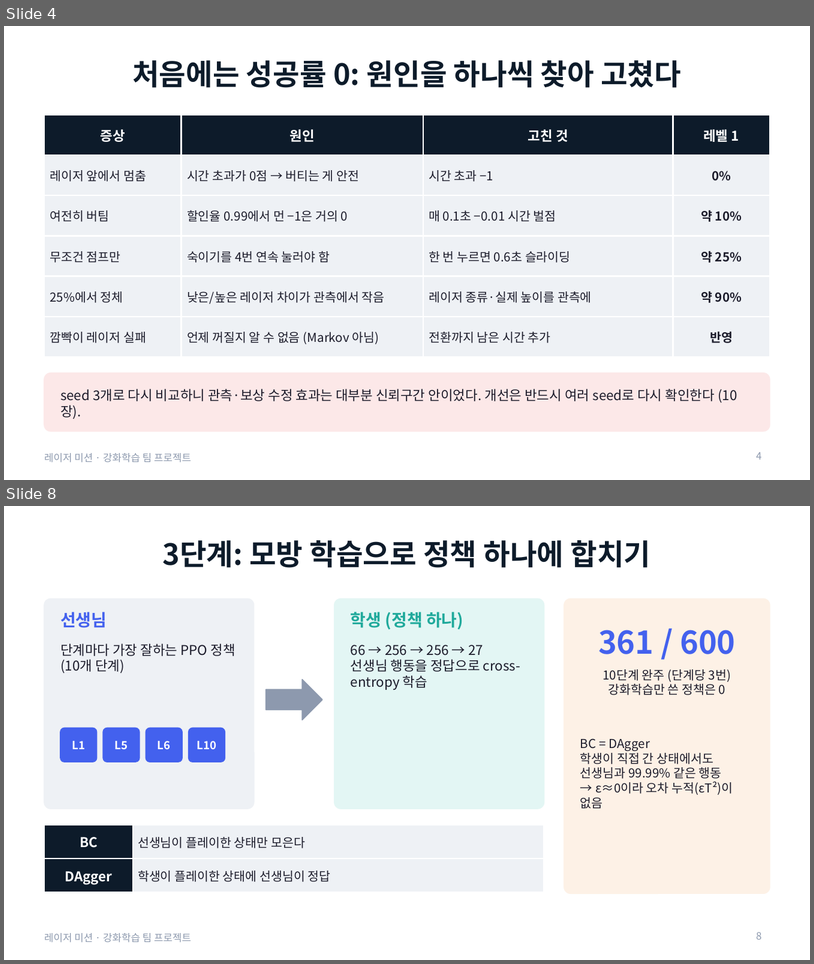
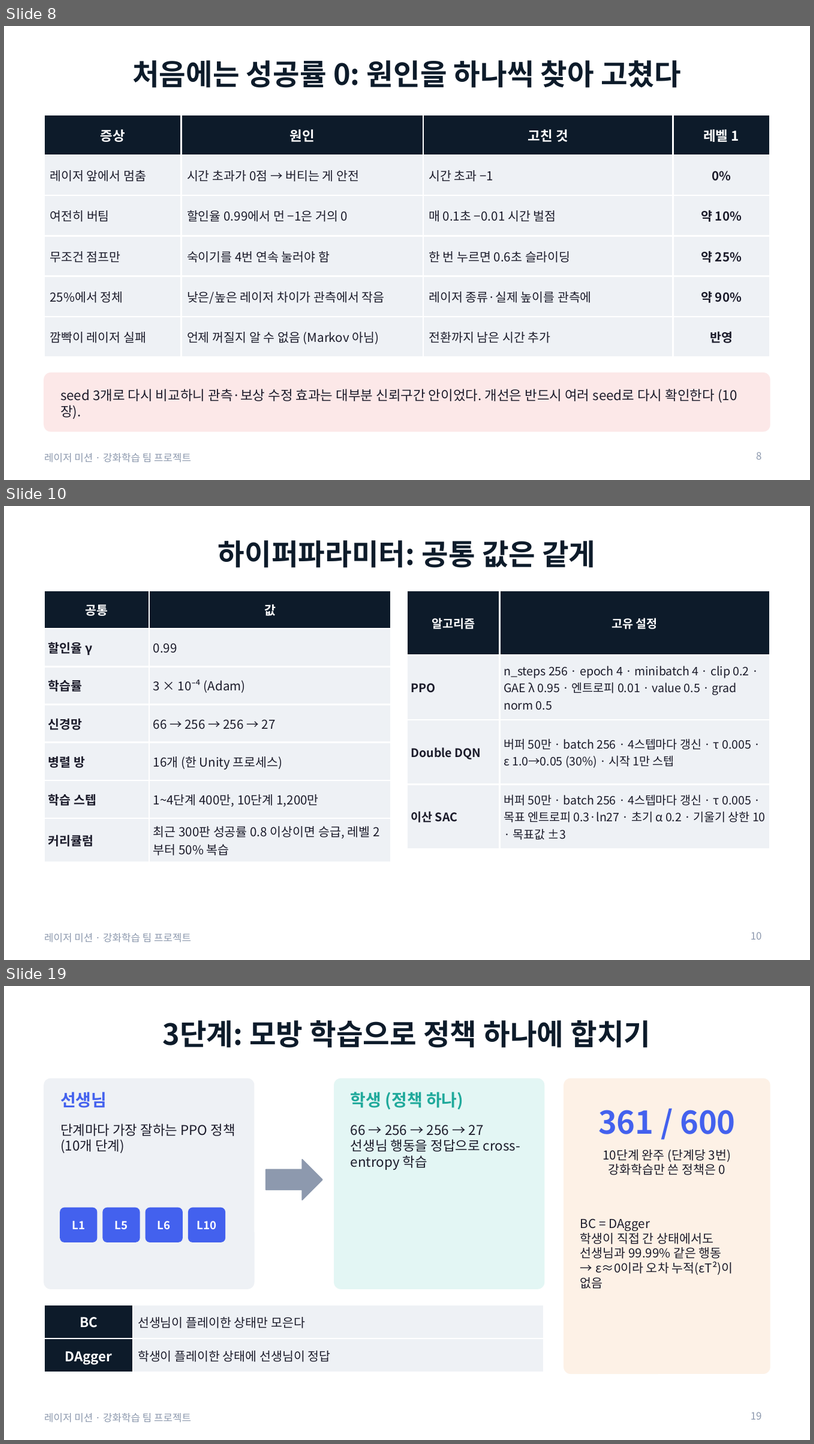
Before and after one commit to changxeokSong/reinforcement_learning, a slide deck: docs/LaserMission_presentation.pptx. Shown one above the other, each under a label of ours: slides 4 and 8 before the commit, slides 8, 10 and 19 after it; the slides between them are not shown. The pictures are 814x964 and 814x1444 pixels, drawn with LibreOffice and Linux fonts; fonts in the diff are those of the drawing. Boxes give left, top, right and bottom in pixels: in the first picture for what was removed or moved away, otherwise in the second. Text is boxed around its words. In the diff, an @@ line names an element or a change of style, - is before the commit and + after.

Commit message:
레이저 발표 자료 보강: 목표, 단계 구성, State·Action·Reward, 알고리즘·하이퍼파라미터, 구현 검증, 평가 지표, 실험 목록, 최종 빌드 재비교, 6단계 설계 수정과 충돌 예측, 기여, 참고 자료 (32장)

```diff
--- a/docs/LaserMission_presentation.pptx
+++ b/docs/LaserMission_presentation.pptx
@@ slide 10 added at <box>4,506,810,960</box>, background #FFFFFF; not listed: 1 template element that a slide beside it also shows @@
@@ title added at <box>218,540,596,568</box>, 26 pt, text #0D1B2A, bold @@
+하이퍼파라미터: 공통 값은 같게
@@ table added at <box>44,591,391,858</box>, 7 rows, 2 columns @@
+공통 | 값
+할인율 γ | 0.99
+학습률 | 3 × 10⁻⁴ (Adam)
+신경망 | 66 → 256 → 256 → 27
+병렬 방 | 16개 (한 Unity 프로세스)
+학습 스텝 | 1~4단계 400만, 10단계 1,200만
+커리큘럼 | 최근 300판 성공률 0.8 이상이면 승급, 레벨 2부터 50% 복습
@@ table added at <box>407,591,770,842</box>, 4 rows, 2 columns @@
+알고리즘 | 고유 설정
+PPO | n_steps 256 · epoch 4 · minibatch 4 · clip 0.2 · GAE λ 0.95 · 엔트로피 0.01 · value 0.5 · grad norm 0.5
+Double DQN | 버퍼 50만 · batch 256 · 4스텝마다 갱신 · τ 0.005 · ε 1.0→0.05 (30%) · 시작 1만 스텝
+이산 SAC | 버퍼 50만 · batch 256 · 4스텝마다 갱신 · τ 0.005 · 목표 엔트로피 0.3·ln27 · 초기 α 0.2 · 기울기 상한 10 · 목표값 ±3
@@ page number added at <box>751,931,762,939</box>, 9 pt, text #8D99AE @@
+10
@@ what was slide 4 is now slide 8 @@
@@ page number at <box>756,451,762,459</box>: text changed @@
-4
+8
@@ what was slide 8 is now slide 19 @@
@@ page number at <box>751,1411,762,1419</box>: text changed @@
-8
+19
```
Also in this commit, not shown: 7 slides changed, 14 other slides added, 3 other files.
